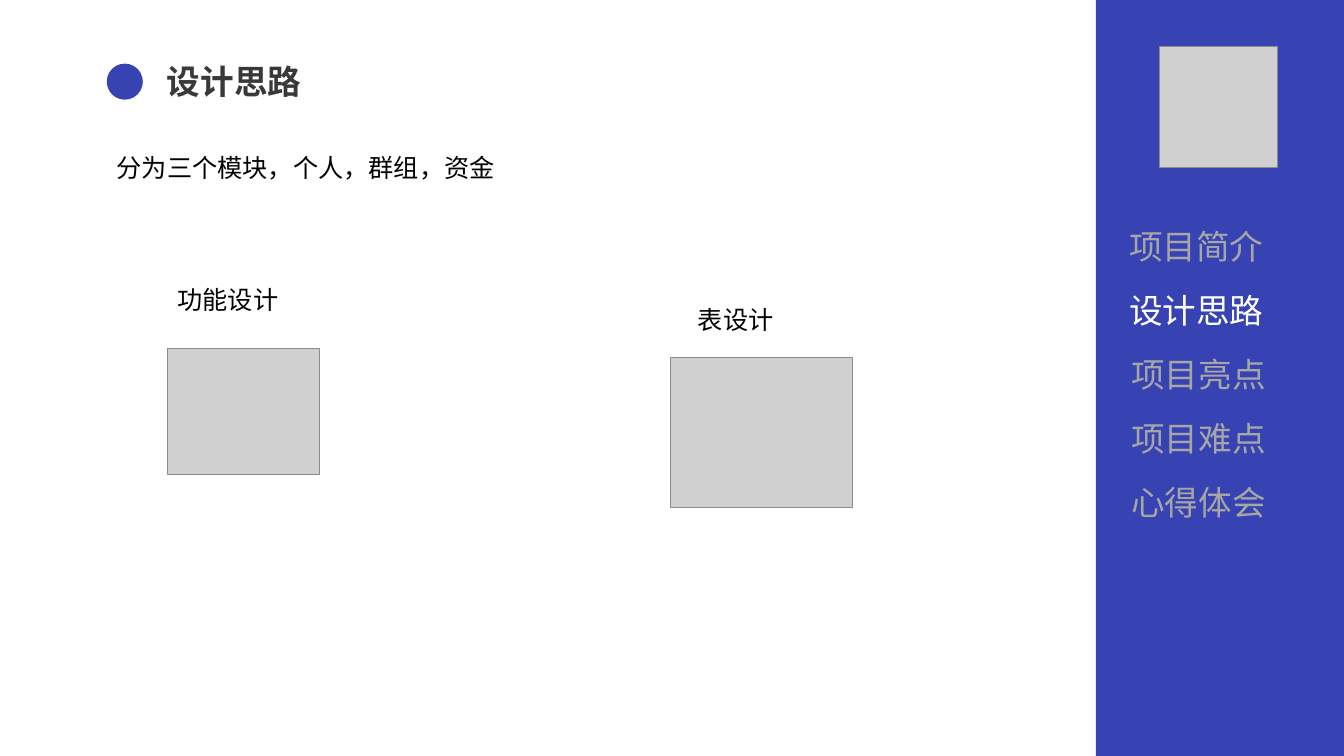
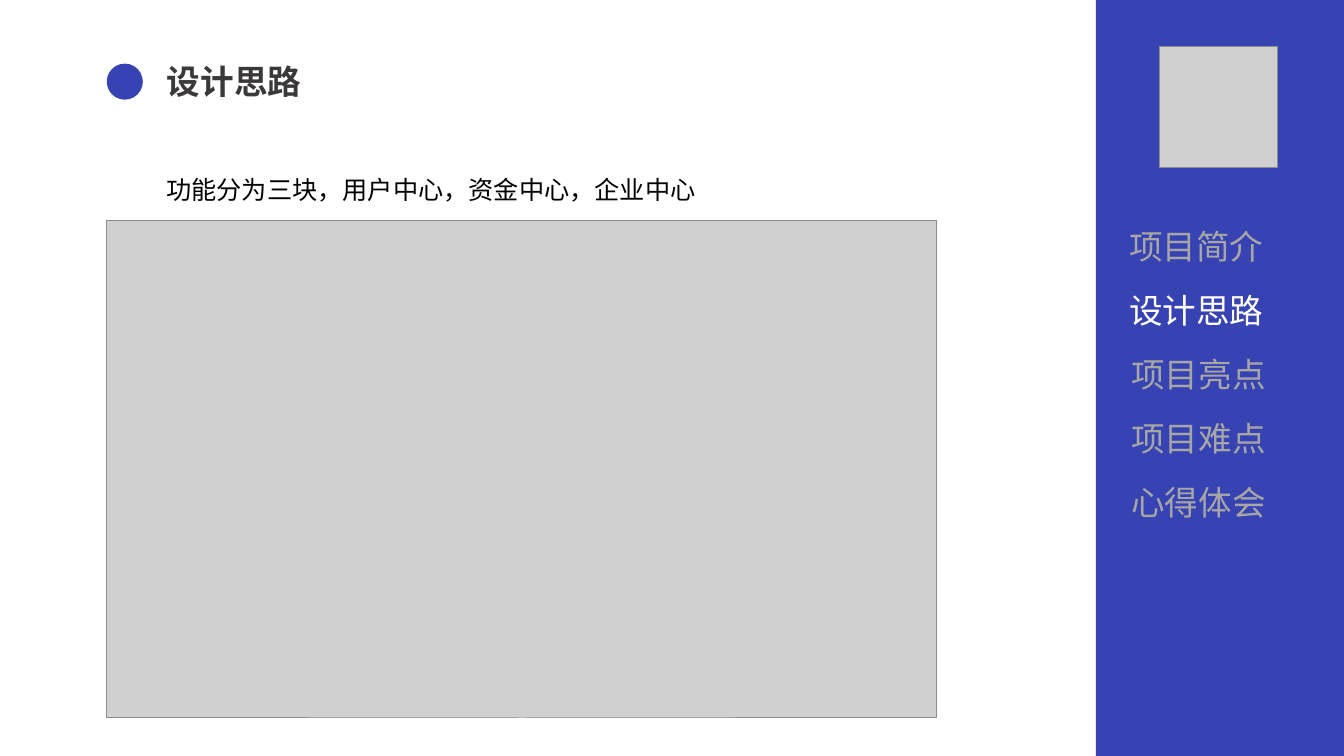
Before and after one commit to sangby/project, a slide deck: slide 6 of document/document/ppt/QG答辩汇报.pptx. Drawn at 1344x756 pixels with LibreOffice and Linux fonts; fonts in the diff are those of the drawing; grey boxes stand for pictures. Boxes give left, top, right and bottom in pixels: in the first picture for what was removed or moved away, otherwise in the second. Text is boxed around its words. In the diff, an @@ line names an element or a change of style, - is before the commit and + after.

```diff
--- a/document/document/ppt/QG答辩汇报.pptx
+++ b/document/document/ppt/QG答辩汇报.pptx
@@ text removed at (x1=117, y1=155, x2=495, y2=180) @@
-分为三个模块，个人，群组，资金
@@ text added at (x1=166, y1=177, x2=695, y2=202), 18 pt, text #000000 @@
+功能分为三块，用户中心，资金中心，企业中心
@@ picture added at (x1=107, y1=221, x2=937, y2=718) @@
@@ text removed at (x1=177, y1=288, x2=278, y2=311) @@
-功能设计
@@ text removed at (x1=698, y1=307, x2=774, y2=331) @@
-表设计
@@ picture removed at (x1=167, y1=349, x2=320, y2=475) @@
@@ picture removed at (x1=670, y1=358, x2=853, y2=508) @@
```
Also in this commit, not shown: 6 other slides changed, 3 slides added, 1 other file.
